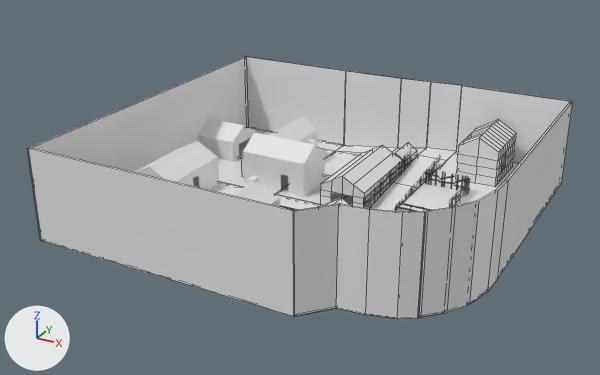
One commit to the Blender file data/field/field/Village/Village.blend: the scene before it, then after it.
Camera for both pictures: a 50 mm camera at (177.0, -739.0, 391.0) aimed at (-221.0, -16.0, 29.0). The axes (+X, +Y, +Z) are drawn at lower left. The lights are the same throughout. The older version comes first. Mesh edges are drawn as thin lines on the coarser meshes.

Objects in the first picture: '壁.001', '壁.003', '壁.004', '壁.005', '家.001', '家.002', '家.003', '家.004', '小屋', '小屋.004', '床', '床.001', '床.003', '床.004' and 18 more.
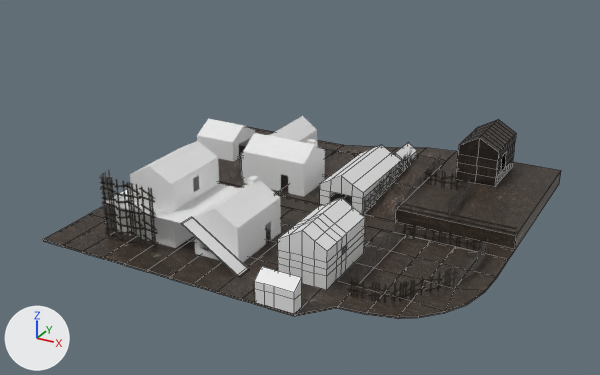
Boxes [x1, y1, x2, y2] around the edits, measured in the pictures (600 x 375 px):
'壁.001', hidden: before [28, 148, 426, 319]
'壁.004', hidden: before [246, 56, 571, 163]
'壁.003', hidden: before [419, 101, 573, 317]
'壁.005', hidden: before [27, 56, 248, 241]
'床.004', recoloured (darker): [396, 151, 519, 212] in both
'床.001', recoloured (darker): [218, 145, 446, 211] in both
'家.001', recoloured (white to black): [456, 120, 516, 187] in both
'床', recoloured: [219, 182, 321, 210] in both
'床.003', recoloured: [248, 127, 456, 161] in both
'床.002', unchanged, uncovered by the edit: before [281, 206, 420, 318]; after [43, 205, 508, 319]
'家.003', unchanged, uncovered by the edit: before [134, 141, 237, 194]; after [106, 141, 237, 248]
'家', unchanged, uncovered by the edit: before [321, 198, 350, 206]; after [278, 198, 365, 290]
'家.002', unchanged, uncovered by the edit: before [228, 175, 281, 207]; after [193, 175, 281, 263]

The change, as a list of edits to the scene's bpy script:
```text
Add img_house_png:
    img_house_png = load_image('House.png', 'Image/House.png', 1254, 1254, 'sRGB')
Add mat_マテリアル_002:
    mat_マテリアル_002 = principled_material('マテリアル.002')
    mat_マテリアル_002.texture = img_house_png
Change me_cube:
    where me_cube.from_pydata(...)  # 8 vertices, 6 faces; spans x -420.0..9.0, y -12.0..12.0, z -2.0..0.0
    add me_cube.materials.append(mat_マテリアル_001)  # picture img_mud_png
Change me_cube_001:
    where me_cube_001.from_pydata(...)  # 42 vertices, 40 faces; spans x -420.0..-120.0, y 12.0..170.0, z -2.0..15.0
    add me_cube_001.materials.append(mat_マテリアル_001)  # picture img_mud_png
Change me_cube_003:
    where me_cube_003.from_pydata(...)  # 20 vertices, 18 faces; spans x -420.0..-120.0, y 170.0..205.0, z -2.0..15.0
    add me_cube_003.materials.append(mat_マテリアル_001)  # picture img_mud_png
Change me_立方体:
    where me_立方体.from_pydata(...)  # 8 vertices, 6 faces; spans x -120.0..9.0, y 12.0..205.0, z -2.0..15.0
    add me_立方体.materials.append(mat_マテリアル_001)  # picture img_mud_png
Change me_立方体_004:
    where me_立方体_004.from_pydata(...)  # 112 vertices, 104 faces; spans x -91.0..-45.0, y 120.0..191.0, z 15.0..70.0
    add me_立方体_004.materials.append(mat_マテリアル_002)  # picture img_house_png
Change ob_壁_003:
    add ob_壁_003.hide_set(True)
Change ob_壁_004:
    add ob_壁_004.hide_set(True)
Change ob_壁_005:
    add ob_壁_005.hide_set(True)
Change ob_壁_001:
    add ob_壁_001.hide_set(True)
```
